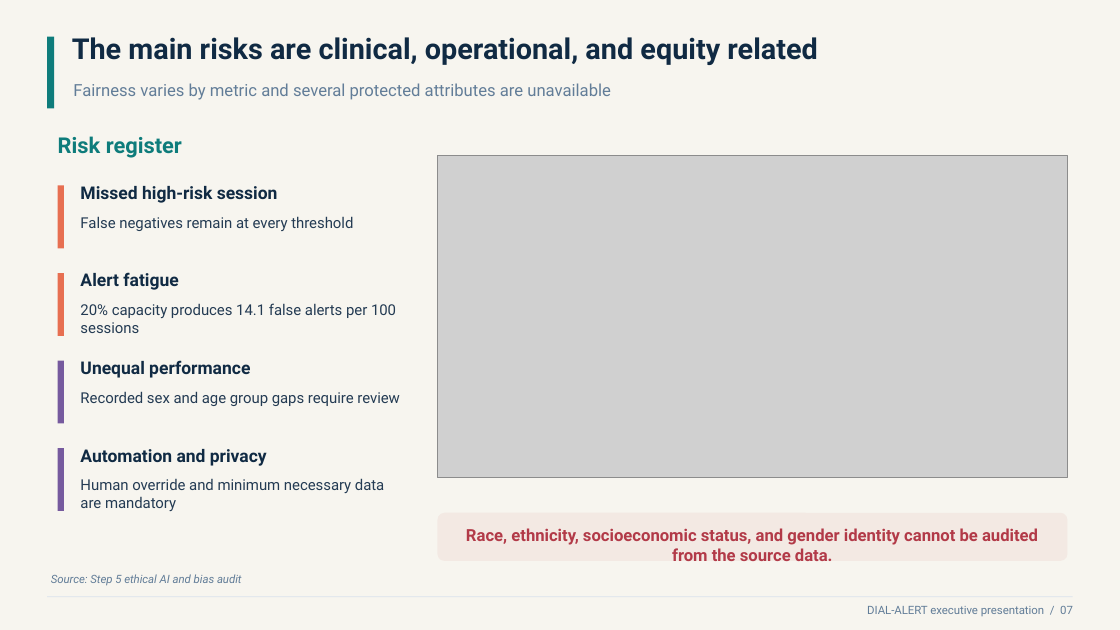
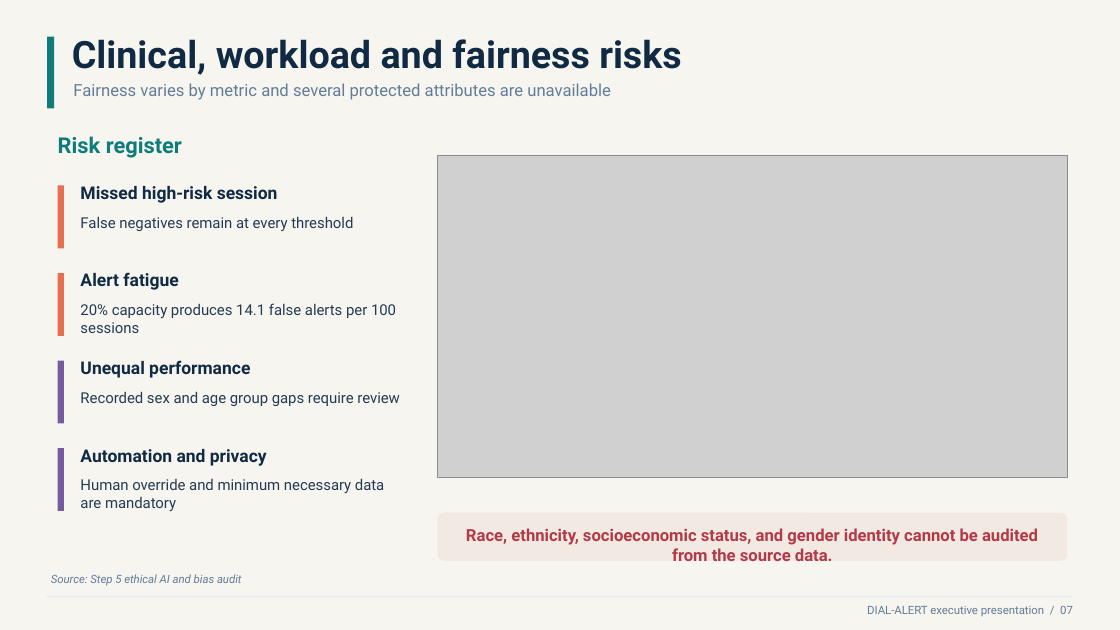
Before and after one commit to guillanofg/DIAL-ALERT, a slide deck: slide 7 of reports/Franklin_Guillano_DIAL_ALERT_Business_Presentation.pptx. Drawn at 1120x630 pixels with LibreOffice and Linux fonts; fonts in the diff are those of the drawing; grey boxes stand for pictures. Boxes give left, top, right and bottom in pixels: in the first picture for what was removed or moved away, otherwise in the second. Text is boxed around its words. In the diff, an @@ line names an element or a change of style, - is before the commit and + after.

```diff
--- a/reports/Franklin_Guillano_DIAL_ALERT_Business_Presentation.pptx
+++ b/reports/Franklin_Guillano_DIAL_ALERT_Business_Presentation.pptx
@@ text at box(72, 39, 682, 75): text changed; size 24.8 to 32.2 pt @@
-The main risks are clinical, operational, and equity related
+Clinical, workload and fairness risks
```
Also in this commit, not shown: 6 other slides changed, 1 slide added, 1 slide removed, 28 other files.
